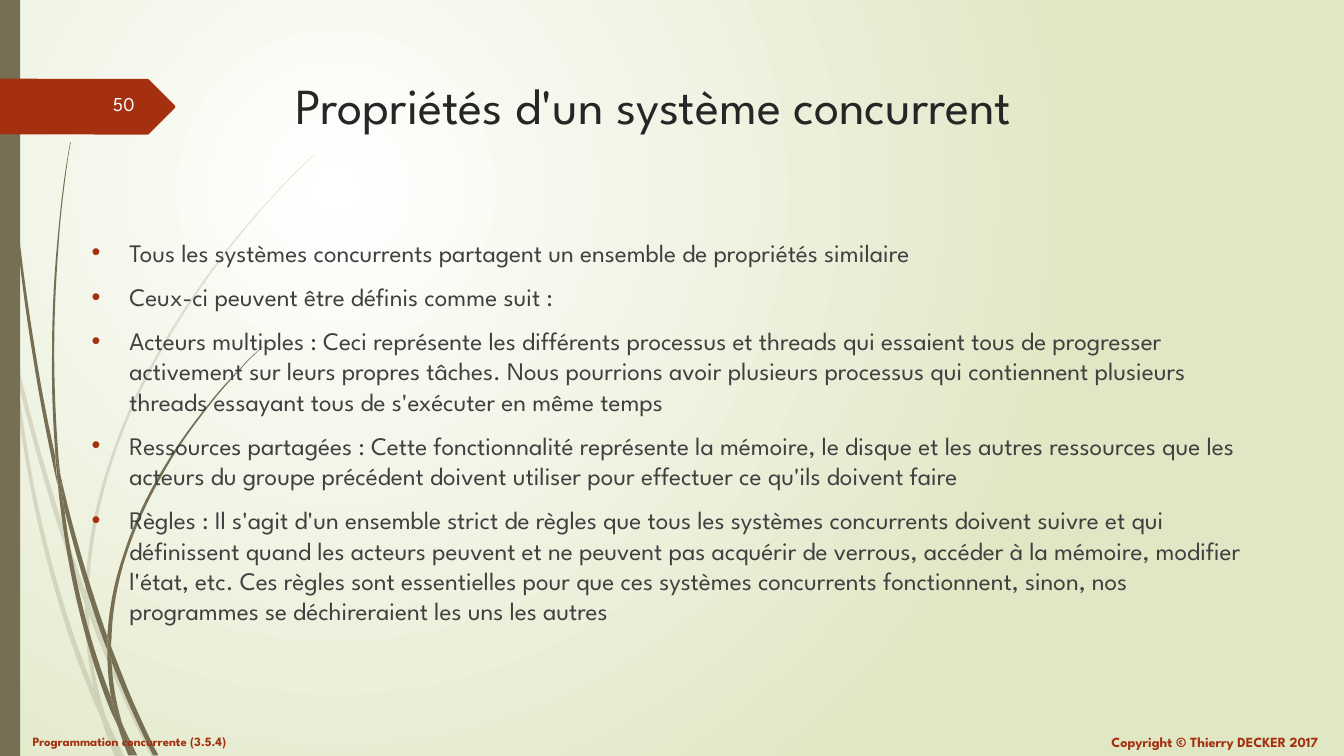
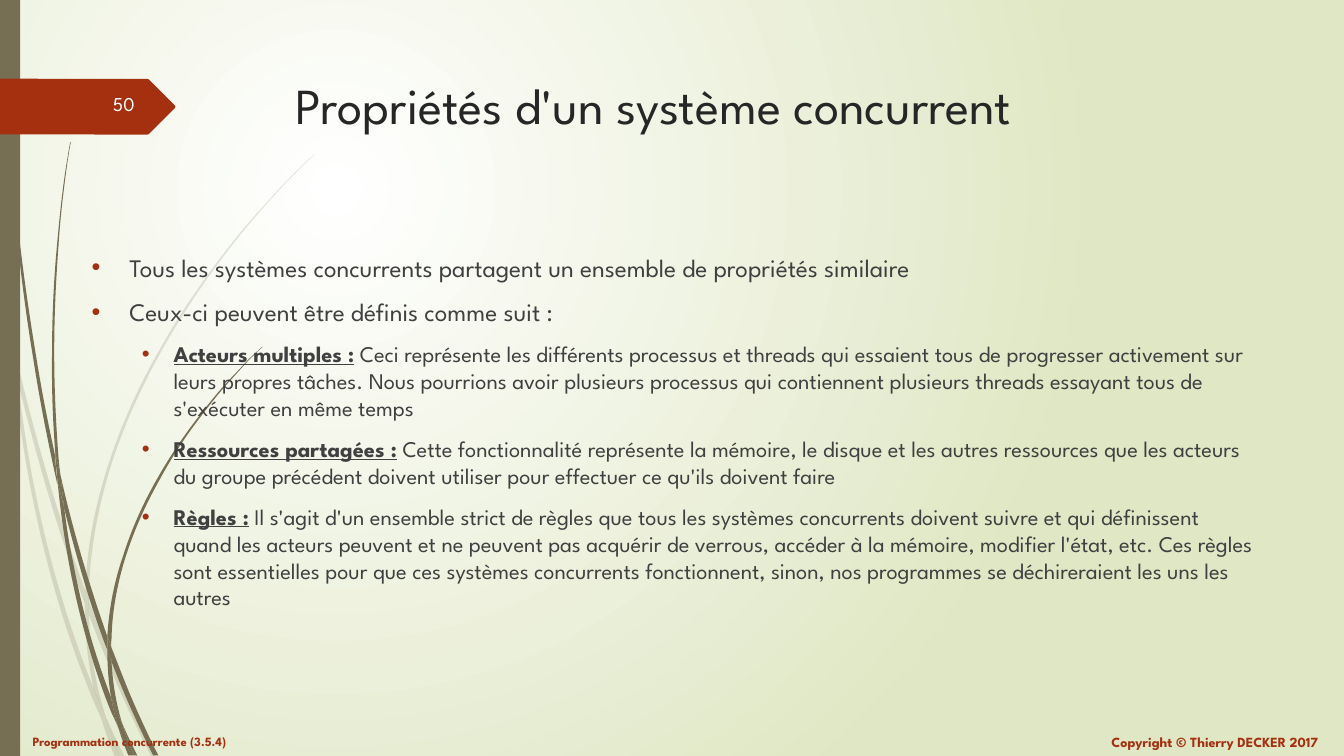
Before and after one commit to VikmanTheRacoon/learning-python, a slide deck: slide 50 of documentations/python-103.pptx. Drawn at 1344x756 pixels with LibreOffice and Linux fonts; fonts in the diff are those of the drawing. Boxes give left, top, right and bottom in pixels: in the first picture for what was removed or moved away, otherwise in the second. Text is boxed around its words. In the diff, an @@ line names an element or a change of style, - is before the commit and + after.

```diff
--- a/documentations/python-103.pptx
+++ b/documentations/python-103.pptx
@@ text at (174,346,1252,606): size 18 to 16 pt in "Acteurs multiples : Ceci représente les différents ...", "Ressources partagées : Cette fonctionnalité représente la ...", "Règles : Il s'agit d'un ensemble strict ..."; bold on, underline on in "Acteurs multiples :", "Ressources partagées :", "Règles :"; list level 1 to 2 in "Acteurs multiples : Ceci représente ..."; list level 1 to 2 in "Ressources partagées : Cette fonctionnalité ..."; list level 1 to 2 in "Règles : Il s'agit d'un ..." @@
```
Also in this commit, not shown: 2 other slides changed, 13 slides added, 1 other file.
